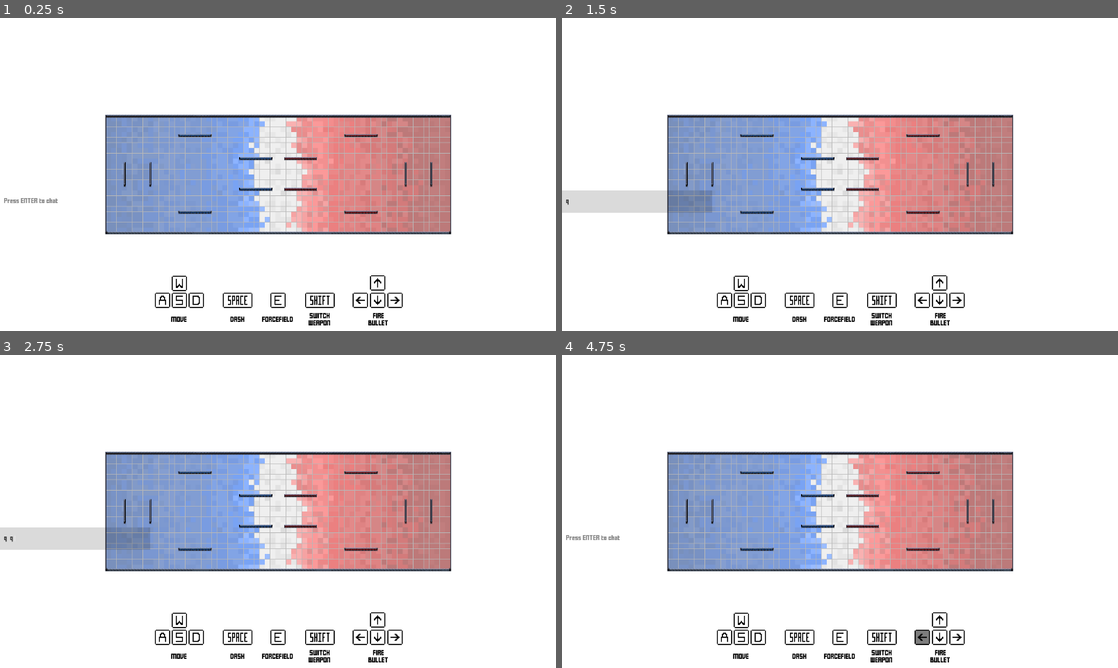
Above: before the commit, frames 1-4 (two rows, left to right).
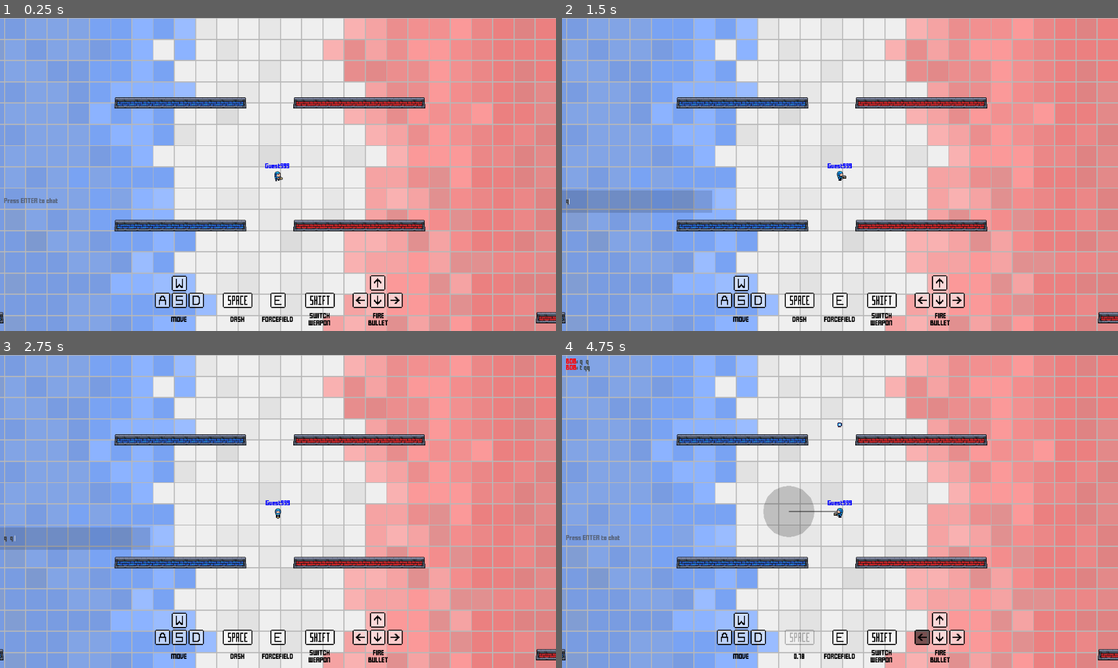
Above: after the commit, the same moments.

Repository: MarshallJDem/SuperCTF
Game: Godot game, scene res://GameContent/Main.tscn
The game is run twice, just before and just after one commit, with the same random seed, the same clock (stepped at 60 frames per second) and the same inputs. This scene is started directly instead of the project's main scene. Sound files missing from this copy of the repository are replaced by a short silence.
Inputs (mouse positions are in pixels of both pictures, inside the frame that each line leads up to):
- Up to frame 1 (0.25 s): no input
- Up to frame 2 (1.5 s): click (639, 202) at 0.52 s; type "12" at 0.6 s; tap Enter at 1.25 s; move the mouse to (962, 158) at 1.27 s; hold Right from 1.28 s (still down); tap Q at 1.35 s; click (962, 158) at 1.42 s
- Up to frame 3 (2.75 s): tap Space at 1.52, 2, 2.27 s; move the mouse to (166, 527) at 2.02 s; release Right at 2.03 s; hold Down from 2.03 s (still down); tap Q at 2.1 s; click (166, 527) at 2.17 s
- Up to frame 4 (4.75 s): tap Enter at 2.75, 2.85, 4.25 s; move the mouse to (895, 442) at 2.77 s; release Down at 2.78 s; hold Right 2.78-3.53 s; click (895, 442) at 2.92 s; tap Q at 3.05, 3.8, 4.55 s; tap Space at 3.5, 3.77, 4.52 s; move the mouse to (812, 574) at 3.52 s; hold Up 3.53-4.28 s; tap T at 3.6 s; click (812, 574) at 3.67 s; move the mouse to (1006, 558) at 4.27 s; hold Left from 4.28 s (still down); tap Ctrl at 4.35 s; click (1006, 558) at 4.42 s

The runs differ from the first frame. In frame 1, 84% of the frame differs, in the area x 0-100%, y 0-100%; in frame 2, 84%; in frame 3, 84%; in frame 4, 84%.
Error before the commit: Invalid get index 'Null' (on base: 'Dictionary'). (res://GameContent/LineEdit.gd:74)

Commit message:
Added grenade testing

Diff:
--- a/GameContent/Forcefield.gd
+++ b/GameContent/Forcefield.gd
@@ -15,7 +15,6 @@
 func _ready():
 	$Death_Timer.connect("timeout", self, "_death_timer_ended");
 	$Death_Animation_Timer.connect("timeout", self, "_death_animation_timer_ended");
-	$Death_Timer.wait_time = Globals.forcefield_cooldown;
 	$Animation_Timer.connect("timeout", self, "_animation_timer_ended");
 	if team_id == 1:
 		$Sprite_Top.set_texture(sprite_top_R);
--- /dev/null
+++ b/GameContent/Grenade.gd
@@ -0,0 +1,58 @@
+extends Node2D
+
+var speed = 400;
+var player_id;
+var team_id = -1;
+var target_pos = Vector2(0,0);
+# The exact time the player who shot this actually shot this (used to sync up lag)
+var initial_time_shot;
+# The original position this grenade was shot from on the master's screen
+var initial_real_pos;
+
+
+
+func _ready():
+	$Detonation_Timer.connect("timeout", self, "_detonation_timer_ended");
+	$Animation_Timer.connect("timeout", self, "_animation_timer_ended");
+	position = initial_real_pos;
+	var radius = get_tree().get_root().get_node("MainScene/NetworkController").get_game_var("grenadeRadius");
+	$Area2D/CollisionShape2D.scale = Vector2(radius,radius);
+
+
+func _process(_delta):
+	speed = get_tree().get_root().get_node("MainScene/NetworkController").get_game_var("bulletSpeed");
+	pass;
+
+# stupid workaround neccessary to make particles not flash random colors upon spawning
+func _physics_process(_delta):
+	move();
+	self.z_index = self.position.y;
+
+# Given an amount of delta time, moves the grenade in its trajectory direction using its speed
+func move():
+	var time_elapsed = ((OS.get_system_time_msecs() - Globals.match_start_time) - initial_time_shot)/1000.0;
+	if time_elapsed < 0:
+		time_elapsed = 0;
+	var speed_distance = initial_real_pos.distance_to(initial_real_pos + (Vector2.ONE * speed));
+	var target_distance = initial_real_pos.distance_to(target_pos);
+	var t = time_elapsed * (speed_distance / target_distance);
+	position = lerp(initial_real_pos, target_pos, clamp(t, 0.0, 1.0));
+	if t >= 1 and $Detonation_Timer.time_left == 0:
+		$Detonation_Timer.start();
+
+
+# Called when the animation timer fires
+func _animation_timer_ended():
+	$Sprite.frame = ($Sprite.frame + 1) % $Sprite.hframes;
+func die():
+	spawn_death_particles();
+	call_deferred("queue_free");
+
+# Called when the death timer finishes
+# NOTE- we can trust each client to handle it's own grenade deaths because the server detects collisions anyways
+func _detonation_timer_ended():
+	die();
+
+
+func spawn_death_particles():
+	draw_circle(position, get_tree().get_root().get_node("MainScene/NetworkController").get_game_var("grenadeRadius"), Color(0,0,0,0.2));
--- /dev/null
+++ b/GameContent/Grenade.tscn
@@ -0,0 +1,30 @@
+[gd_scene load_steps=4 format=2]
+
+[ext_resource path="res://GameContent/bullet.png" type="Texture" id=1]
+[ext_resource path="res://GameContent/Grenade.gd" type="Script" id=2]
+
+[sub_resource type="CircleShape2D" id=1]
+radius = 1.0
+
+[node name="Node" type="Node2D"]
+script = ExtResource( 2 )
+
+[node name="Sprite" type="Sprite" parent="."]
+position = Vector2( 1.57063, 1.4285 )
+scale = Vector2( 3, 3 )
+texture = ExtResource( 1 )
+hframes = 4
+frame = 2
+
+[node name="Animation_Timer" type="Timer" parent="."]
+wait_time = 0.2
+autostart = true
+
+[node name="Detonation_Timer" type="Timer" parent="."]
+one_shot = true
+
+[node name="Area2D" type="Area2D" parent="."]
+
+[node name="CollisionShape2D" type="CollisionShape2D" parent="Area2D"]
+scale = Vector2( 50, 50 )
+shape = SubResource( 1 )
--- a/GameContent/Main.gd
+++ b/GameContent/Main.gd
@@ -6,6 +6,7 @@
 	Input.set_mouse_mode(Input.MOUSE_MODE_VISIBLE);
 	if !Globals.testing:
 		$Test_Player.queue_free();
+
 func _process(delta):
 	if abs($Music_Audio.pitch_scale - target_music_pitch) < 0.03:
 		$Music_Audio.set_pitch_scale(target_music_pitch);
--- a/GameContent/NetworkController.gd
+++ b/GameContent/NetworkController.gd
@@ -5,15 +5,9 @@
 var		flags_data	= {};
 
 
-const	game_var_defaults = {"playerSpeed" : 200, "playerLagTime" : 50,
-	"bulletSpeed" : 400, "bulletCooldown" : 400,
-	"laserChargeTime" : 400, "laserCooldown" : 500,
-	"laserWidth" :15, "laserLength" : 1000,
-	"dashDistance" : 2000, "dashCooldown" : 1000,
-	"forcefieldCooldown" : 3000,
-	"scoreLimit" : 2};
-
-var		game_vars	= game_var_defaults.duplicate();
+
+
+var		game_vars	= Globals.game_var_defaults.duplicate();
 var		scores		= [];
 var		round_num	= 0;
 
@@ -94,7 +88,7 @@
 	match_is_running = false;
 	round_is_running = false;
 	round_num = 0;
-	game_vars = game_var_defaults.duplicate();
+	game_vars = Globals.game_var_defaults.duplicate();
 	get_tree().set_network_peer(null);
 	reset_game_objects(true);
 	Globals.allowedPlayers = [];
@@ -426,7 +420,7 @@
 		players.erase(id);
 		if isSkirmish:
 			if players.size() == 0:
-				game_vars = game_var_defaults.duplicate();
+				game_vars = Globals.game_var_defaults.duplicate();
 		rpc("update_players_data", players, round_is_running);
 
 
--- a/GameContent/Player.gd
+++ b/GameContent/Player.gd
@@ -37,6 +37,8 @@
 var remote_db_level = -10;
 # The position the player was in last frame
 var last_position = Vector2(0,0);
+# Whether the grenade weapon is currently enabled
+var grenade_enabled = false;
 
 
 var bullet_atlas_blue = preload("res://Assets/Weapons/bullet_b.png");
@@ -107,6 +109,10 @@
 				if true || $Flag_Holder.get_child_count() == 0:
 					if $Forcefield_Timer.time_left == 0:
 						forcefield_placed();
+			if event.scancode == KEY_Q:
+				# If the grenade cooldown is over
+				if $Grenade_Cooldown_Timer.time_left == 0:
+					toggle_grenade();
 		elif IS_CONTROLLED_BY_MOUSE and event is InputEventMouseButton:
 			if event.button_index == BUTTON_LEFT:
 				if event.pressed: # Click down
@@ -307,7 +313,9 @@
 		green = green + lightener;
 		blue = blue + lightener;
 		draw_line(laser_position, laser_direction * 1000, Color(red, green, blue, 1 - ($Laser_Timer.time_left / $Laser_Timer.wait_time)), size);
-
+	if last_grenade_position != Vector2.ZERO:
+		draw_line(Vector2.ZERO, last_grenade_position,Color(0,0,0,1), 1.0, true);
+		draw_circle(last_grenade_position, get_tree().get_root().get_node("MainScene/NetworkController").get_game_var("grenadeRadius"), Color(0,0,0,0.2));
 
 # Shoots a bullet shot
 func shoot_bullet(d):
@@ -411,6 +419,8 @@
 			drop_current_flag($Flag_Holder.get_global_position());
 			if !Globals.testing:
 				rpc_id(1, "send_drop_flag", $Flag_Holder.get_global_position());
+		elif grenade_enabled and $Grenade_Cooldown_Timer.time_left == 0:
+			aim_grenade(input);
 		elif current_weapon == 0 and $Shoot_Cooldown_Timer.time_left == 0:
 			shoot_bullet(input);
 		elif current_weapon == 1 and $Laser_Cooldown_Timer.time_left == 0:
@@ -420,6 +430,48 @@
 				laser_position = get_node("Bullet_Starts/" + String($Sprite_Top.frame % $Sprite_Top.hframes)).position;
 			elif $Laser_Timer.time_left == 0:
 				start_laser_input();
+	else:
+		if started_aiming_grenade:
+			if Globals.testing:
+				shoot_grenade(self.global_position, self.global_position + last_grenade_position, OS.get_system_time_msecs());
+			else:
+				rpc("shoot_grenade",self.global_position, self.global_position + last_grenade_position, OS.get_system_time_msecs());
+var started_aiming_grenade = false;
+var last_grenade_position = Vector2(0,0);
+var last_grenade_direction = Vector2(0,0);
+var grenade_input_change_buffer = 0;
+func aim_grenade(direction):
+	if !started_aiming_grenade:
+		started_aiming_grenade = true;
+		$Grenade_Aiming_Timer.start();
+	var x =  ($Grenade_Aiming_Timer.wait_time - $Grenade_Aiming_Timer.time_left)/$Grenade_Aiming_Timer.wait_time;
+	if last_grenade_direction != direction:
+		if grenade_input_change_buffer < 3:
+			grenade_input_change_buffer += 1;
+			return;
+	last_grenade_position = direction * x * 300;
+	last_grenade_direction = direction;
+	grenade_input_change_buffer = 0;
+
+
+remotesync func shoot_grenade(from_pos, to_pos, time_shot):
+	print(last_grenade_position);
+	started_aiming_grenade = false;
+	grenade_enabled = false;
+	$Grenade_Cooldown_Timer.start();
+	var node = load("res://GameContent/Grenade.tscn").instance();
+	node.initial_real_pos = from_pos;
+	node.target_pos = to_pos;
+	node.initial_time_shot = time_shot;
+	node.player_id = player_id;
+	node.team_id = team_id;
+	get_tree().get_root().get_node("MainScene").call_deferred("add_child", node);
+	last_grenade_position = Vector2(0,0);
+
+func toggle_grenade():
+	started_aiming_grenade = false;
+	grenade_enabled = !grenade_enabled;
+	last_grenade_position = Vector2(0,0);
 
 remotesync func create_ghost_trail(start, end):
 	$Teleport_Audio.play();
--- a/GameContent/Player.tscn
+++ b/GameContent/Player.tscn
@@ -144,6 +144,13 @@
 
 [node name="Shoot_Cooldown_Timer" type="Timer" parent="."]
 wait_time = 0.4
+one_shot = true
+
+[node name="Grenade_Cooldown_Timer" type="Timer" parent="."]
+one_shot = true
+
+[node name="Grenade_Aiming_Timer" type="Timer" parent="."]
+wait_time = 0.5
 one_shot = true
 
 [node name="CollisionShape2D" type="CollisionShape2D" parent="."]
--- a/Globals.gd
+++ b/Globals.gd
@@ -1,7 +1,7 @@
 extends Node
 
 # Whether to run in testing mode (for development uses)
-var testing = false;
+var testing = true;
 
 #Game Servers (Both clients and servers use these vars, but in different ways. overlapping would not work)
 var serverIP = "";
@@ -41,7 +41,14 @@
 
 
 # ----- Constants -----
-
+const game_var_defaults = {"playerSpeed" : 200, "playerLagTime" : 50,
+	"bulletSpeed" : 400, "bulletCooldown" : 400,
+	"laserChargeTime" : 400, "laserCooldown" : 500,
+	"laserWidth" :15, "laserLength" : 1000,
+	"dashDistance" : 2000, "dashCooldown" : 1000,
+	"forcefieldCooldown" : 3000,
+	"scoreLimit" : 2,
+	"grenadeRadius" : 50};
 
 var game_var_limits = {"playerSpeed" : Vector2(50, 600), "playerLagTime" : Vector2(0, 250),
 "bulletSpeed" : Vector2(100, 1000), "bulletCooldown" : Vector2(100, 2000),
@@ -49,7 +56,9 @@
 "laserWidth" : Vector2(2, 50), "laserLength" : Vector2(10, 5000),
 "dashDistance" : Vector2(100, 5000), "dashCooldown" : Vector2(100, 8000),
 "forcefieldCooldown" : Vector2(100, 6000),
-"scoreLimit" : Vector2(1, 15)};
+"scoreLimit" : Vector2(1, 15),
+"grenadeRadius" : Vector2(5,500)};
+
 
 # The amount of delay to lerp over for lag interpolation for players and various other things
 var player_lerp_time = 50; # In millis
--- a/TitleScreen.tscn
+++ b/TitleScreen.tscn
@@ -75,7 +75,7 @@
 position = Vector2( 10, -14 )
 scale = Vector2( 2, 2 )
 frames = SubResource( 1 )
-frame = 3
+frame = 2
 playing = true
 
 [node name="Area2D" type="Area2D" parent="Flag2" groups=[
